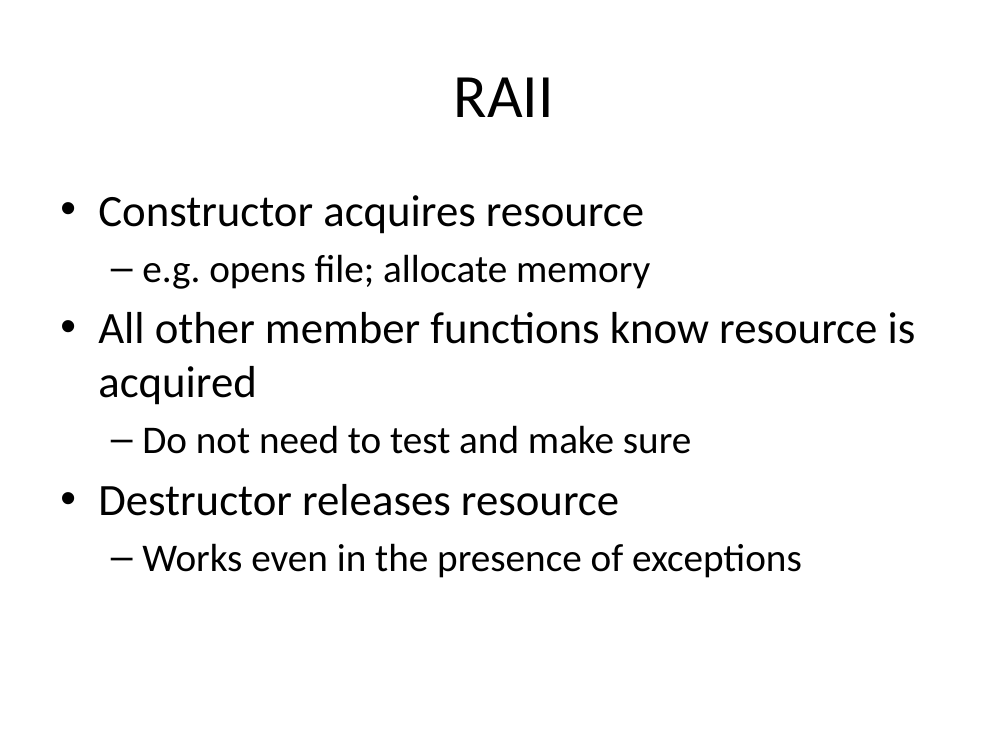
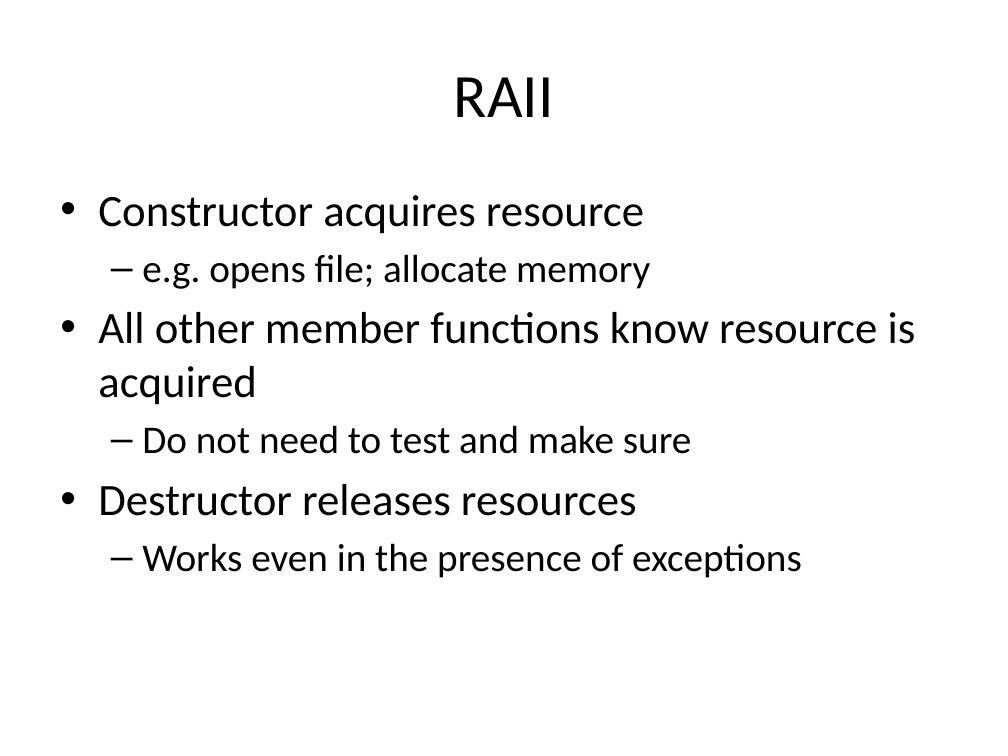
Before and after one commit to fellmad/FunWithCpp11, a slide deck: slide 34 of doc/Fun_with_C++11.pptx (slide 26 before the commit). Drawn at 1008x756 pixels with LibreOffice and Linux fonts; fonts in the diff are those of the drawing. Boxes give left, top, right and bottom in pixels: in the first picture for what was removed or moved away, otherwise in the second. Text is boxed around its words. In the diff, an @@ line names an element or a change of style, - is before the commit and + after.

```diff
--- a/doc/Fun_with_C++11.pptx
+++ b/doc/Fun_with_C++11.pptx
@@ text at <box>98,484,637,516</box>: text changed @@
-• Destructor releases resource
+• Destructor releases resources
```
Also in this commit, not shown: 18 other slides changed, 6 slides added, 1 slide removed.
